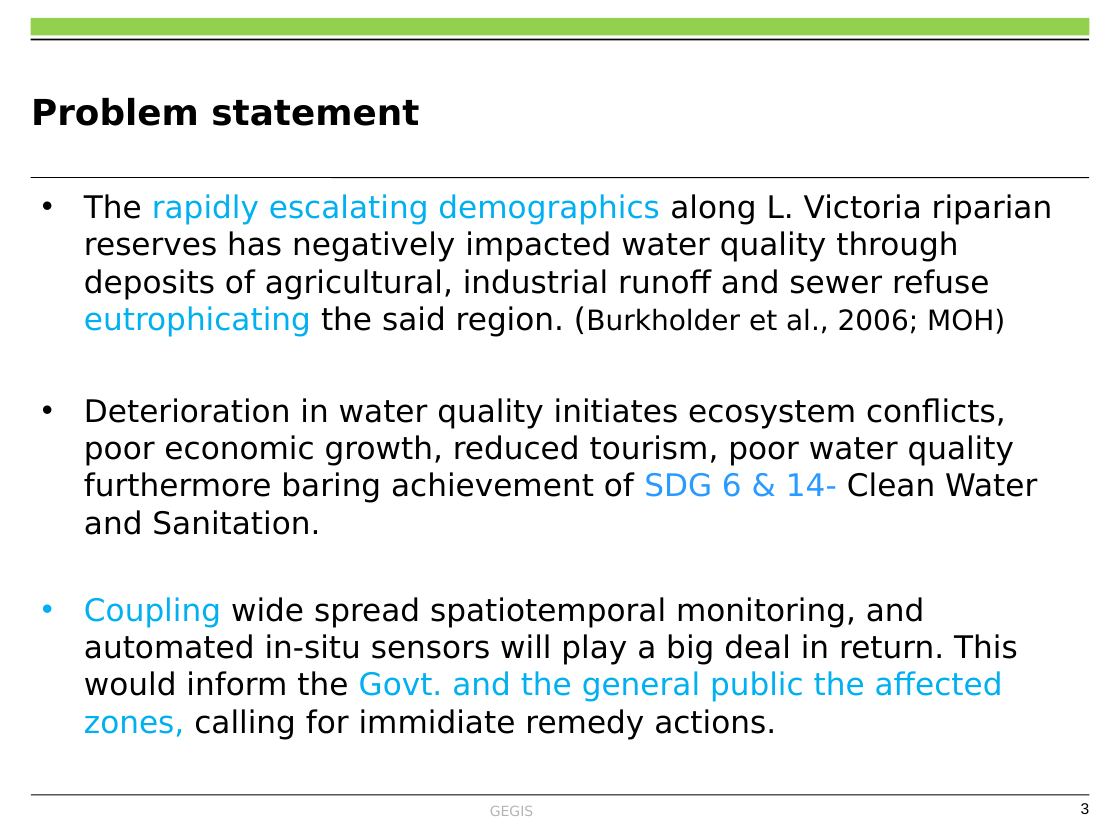
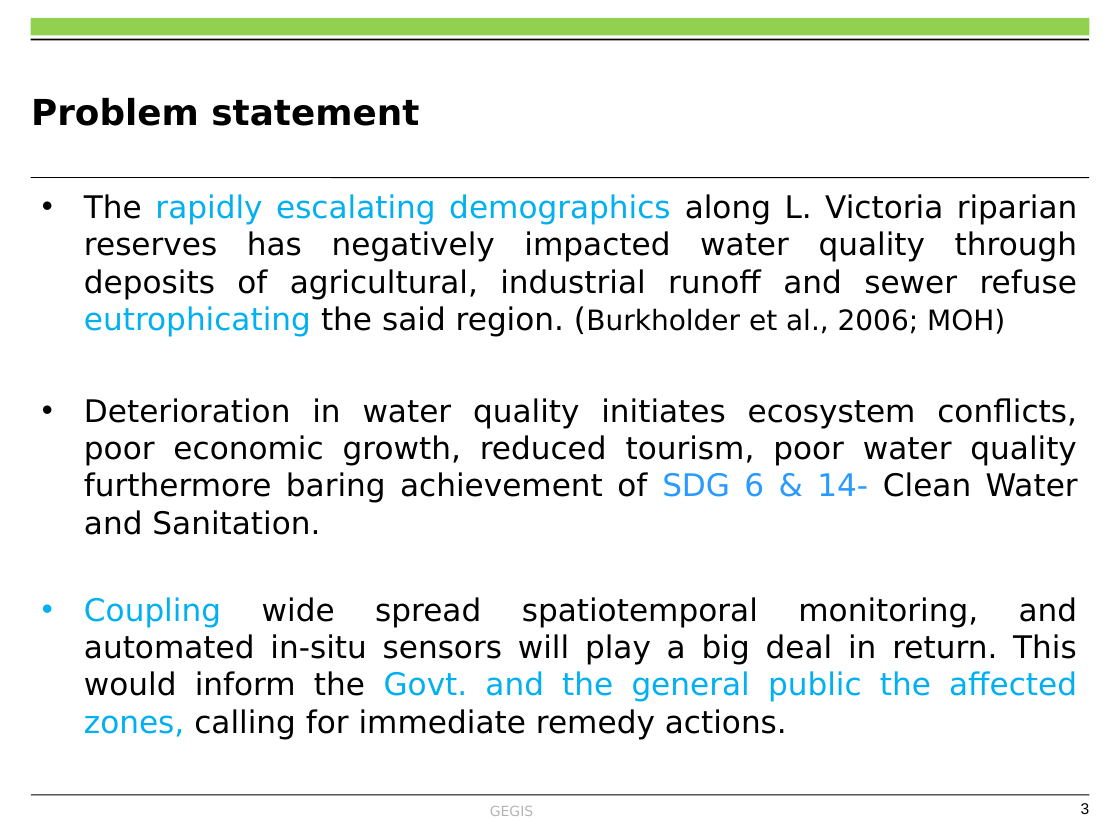
Before and after one commit to OkomoJacob/FinalYearProject, a slide deck: slide 3 of Dr. E Nduati, Superviser/Submissions/ENC222-0149_2017_OKOMO_JACOB_OKELLO_V3.pptx. Drawn at 1120x840 pixels with LibreOffice and Linux fonts; fonts in the diff are those of the drawing; background and template pictures are left out. Boxes give left, top, right and bottom in pixels: in the first picture for what was removed or moved away, otherwise in the second. Text is boxed around its words. In the diff, an @@ line names an element or a change of style, - is before the commit and + after.

```diff
--- a/Dr. E Nduati, Superviser/Submissions/ENC222-0149_2017_OKOMO_JACOB_OKELLO_V3.pptx
+++ b/Dr. E Nduati, Superviser/Submissions/ENC222-0149_2017_OKOMO_JACOB_OKELLO_V3.pptx
@@ text at <box>84,194,1078,535</box>: alignment left to justified @@
@@ text at <box>84,597,1078,739</box>: text changed @@
-• Coupling wide spread spatiotemporal monitoring, and automated in-situ sensors will play a big deal in return. This would inform the Govt. and the general public the affected zones, calling for immidiate remedy actions.
+• Coupling wide spread spatiotemporal monitoring, and automated in-situ sensors will play a big deal in return. This would inform the Govt. and the general public the affected zones, calling for immediate remedy actions.
```
Also in this commit, not shown: 8 other slides changed, 2 slides added, 1 other file.
